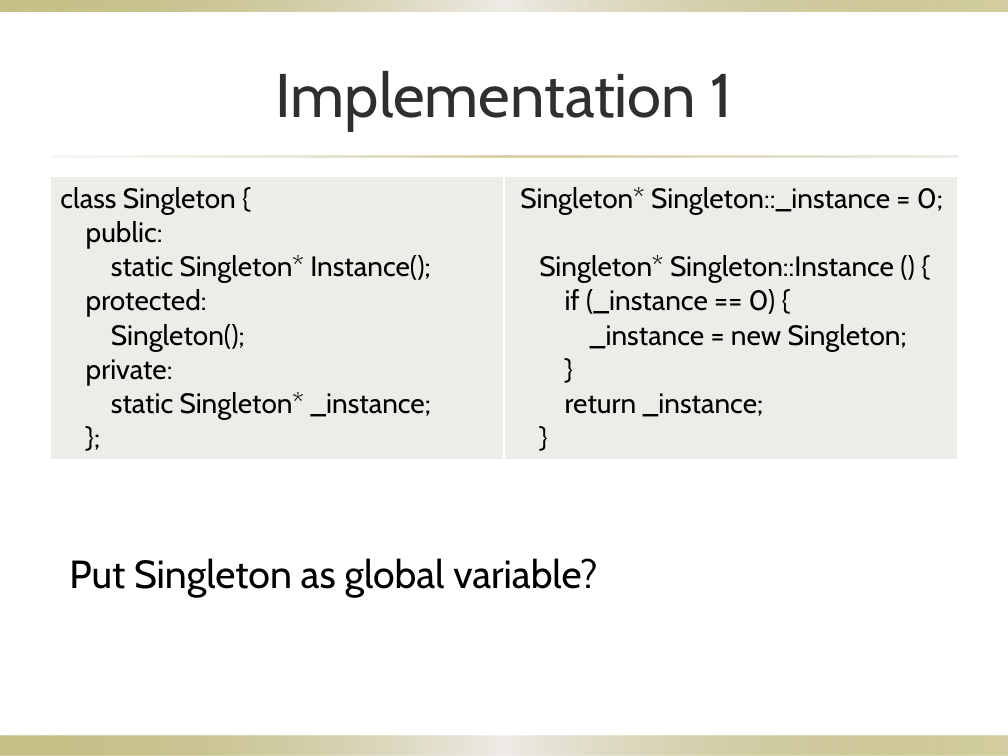
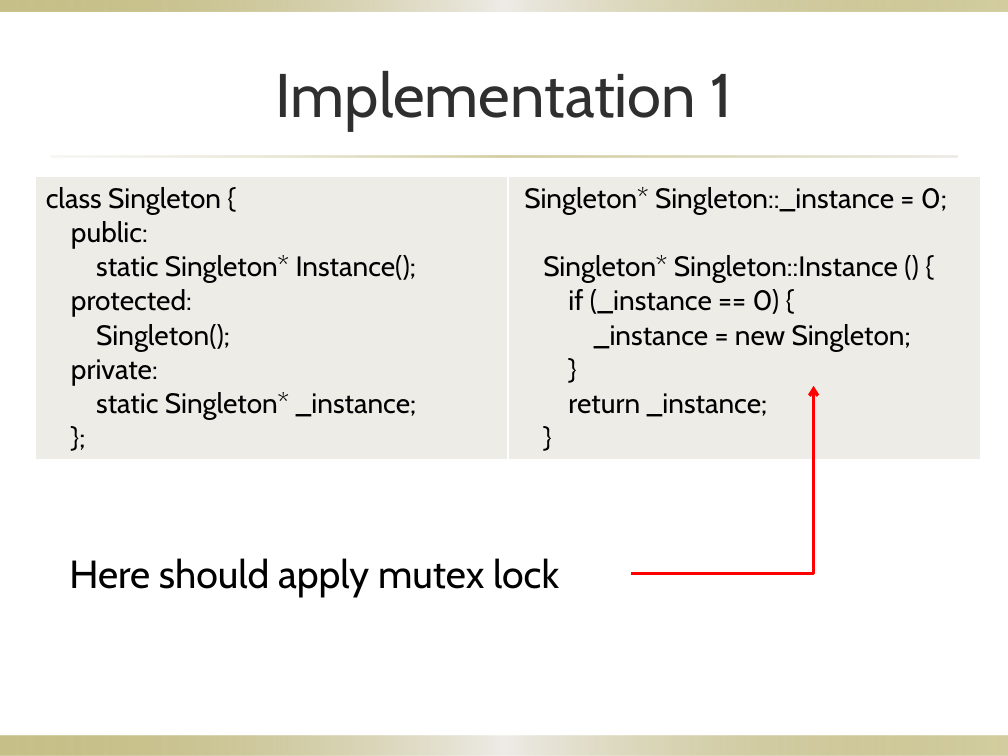
Before and after one commit to qcl/dp-reading-club, a slide deck: slide 8 of 2013.11.20-Singleton-Flyweight/singleton_flyweight.pptx (slide 9 before the commit). Drawn at 1008x756 pixels with LibreOffice and Linux fonts; fonts in the diff are those of the drawing; background and template pictures are left out. Boxes give left, top, right and bottom in pixels: in the first picture for what was removed or moved away, otherwise in the second. Text is boxed around its words. In the diff, an @@ line names an element or a change of style, - is before the commit and + after.

```diff
--- a/2013.11.20-Singleton-Flyweight/singleton_flyweight.pptx
+++ b/2013.11.20-Singleton-Flyweight/singleton_flyweight.pptx
@@ table resized from (x1=50, y1=176, x2=958, y2=522) to (x1=35, y1=176, x2=981, y2=522) @@
@@ elbow arrow added from (631, 574) to (813, 386), #FF0000 2.25 pt @@
@@ text at (x1=69, y1=558, x2=559, y2=598): text changed @@
-Put Singleton as global variable?
+Here should apply mutex lock
```
Also in this commit, not shown: 2 other slides changed, 1 slide removed, 1 other file.
